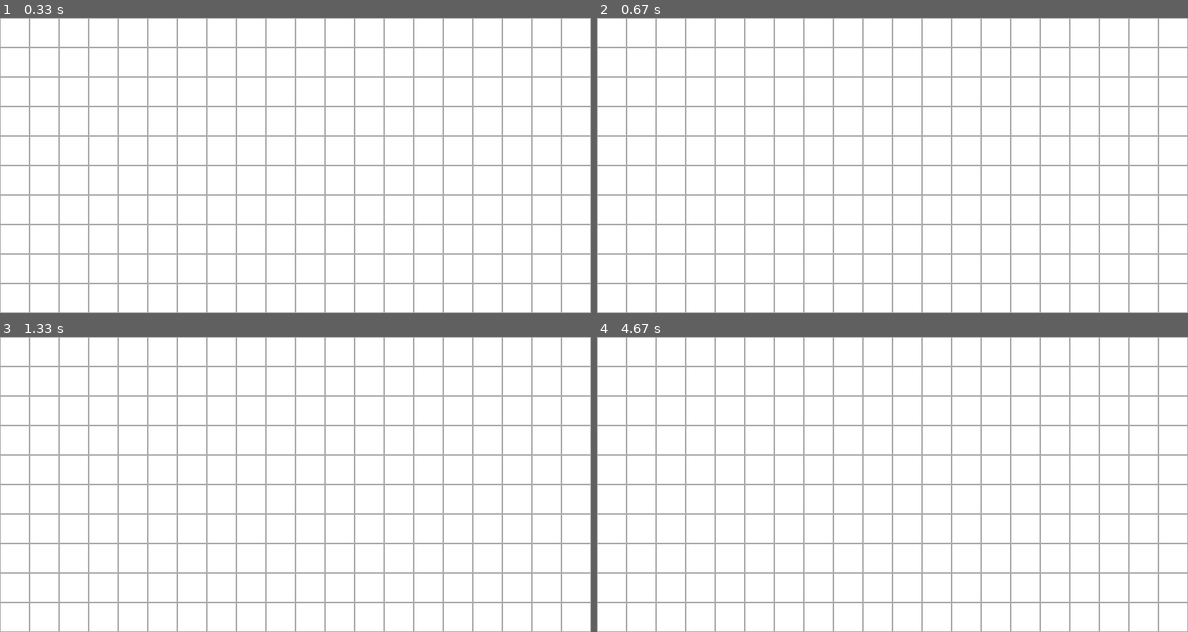
Above: before the commit, frames 1-4 (two rows, left to right).
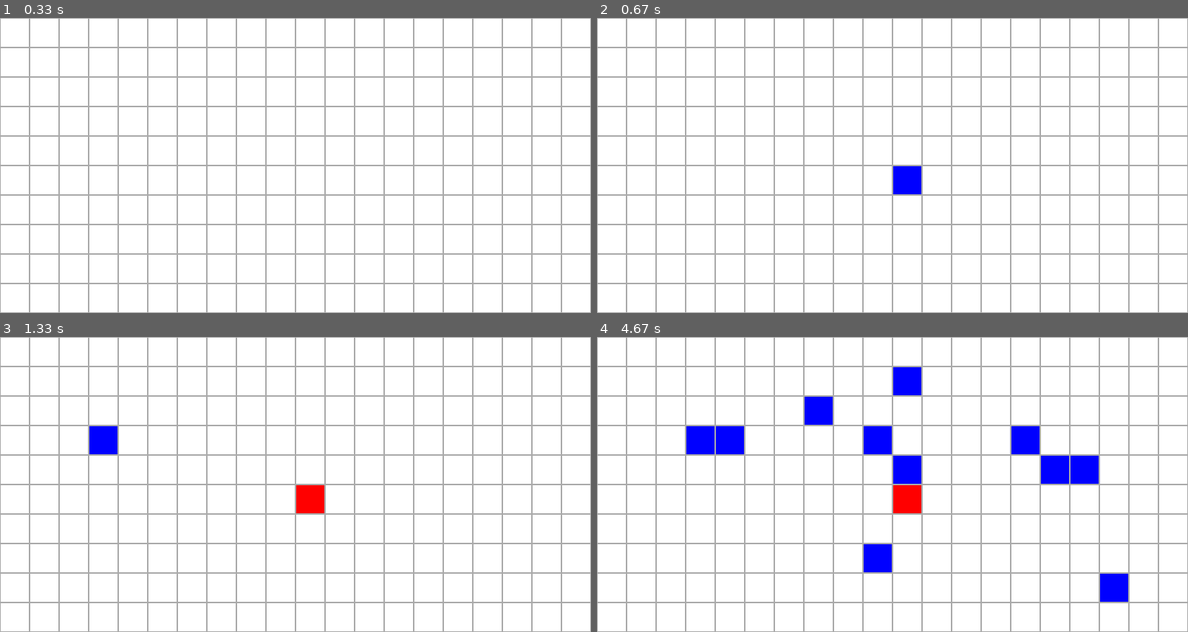
Above: after the commit, the same moments.

Repository: rasmusgraver/IT2_pensum_2025
Game: pygame game, started from Kap 4B Rutenett/TegneprogramOOP/main.py
Same seed, same stepped clock (60 frames per second), same inputs: the game is played once before the commit and once after it.
Inputs (mouse positions are in pixels of both pictures, inside the frame that each line leads up to):
- Up to frame 1 (0.33 s): no input
- Up to frame 2 (0.67 s): click (892, 165) at 0.38 s
- Up to frame 3 (1.33 s): click (295, 502) at 0.72 s; click (112, 440) at 1.05 s
- Up to frame 4 (4.67 s): click (1111, 587) at 1.38 s; click (904, 384) at 1.72 s; click (862, 561) at 2.05 s; click (874, 434) at 2.38 s; click (809, 422) at 2.72 s; click (1046, 457) at 3.05 s; click (1075, 478) at 3.38 s; click (1016, 431) at 3.72 s; click (721, 425) at 4.05 s; click (916, 472) at 4.38 s

Frame 1 is identical in both runs. In frame 2, 0.5% of the frame differs, in the area x 50-55%, y 50-60%; in frame 3, 0.9%; in frame 4, 5.4%, in the area x 15-90%, y 10-90%.

Commit message:
Klikk for å skifte farge

Diff:
--- a/Kap 4B Rutenett/TegneprogramOOP/main.py
+++ b/Kap 4B Rutenett/TegneprogramOOP/main.py
@@ -19,6 +19,11 @@
             running = False
         elif event.type == pg.KEYDOWN and event.key == pg.K_ESCAPE:
             running = False
+        elif event.type == pg.MOUSEBUTTONDOWN:
+            mx, my = event.pos
+            kolonne = mx // CELLE_STR
+            rad = my // CELLE_STR
+            rutenett.klikk(rad, kolonne)
 
     vindu.fill(WHITE)
     rutenett.draw(vindu)
--- a/Kap 4B Rutenett/TegneprogramOOP/rutenett.py
+++ b/Kap 4B Rutenett/TegneprogramOOP/rutenett.py
@@ -8,6 +8,14 @@
         self.rad = rad
         self.kol = kol
         self.farge:tuple = WHITE # random.choice(FARGER)
+
+    def klikk(self):
+        if self.farge == WHITE:
+            self.farge = BLUE
+        elif self.farge == BLUE:
+            self.farge = RED
+        elif self.farge == RED:
+            self.farge = WHITE
 
     def draw(self, vindu):
       # Tegner fyllt firkant med self farge:
@@ -29,6 +37,8 @@
     def getWindowSize(self) -> tuple:
         return ( self.ant_kolonner*CELLE_STR, self.ant_rader*CELLE_STR )
 
+    def klikk(self, rad, kolonne):
+        self.brett[rad][kolonne].klikk()
 
     def draw(self, vindu):
         # Kaller på draw metoden til hver Rute:
